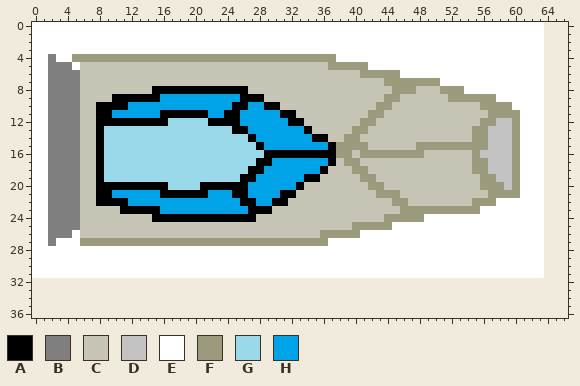
Sprite sheet -- Assets/Resources/Textures/SpaceShip.png. The first picture shows the starting point.
The file is 64x32 pixels. The old version is drawn lined up with the new one, on the new canvas.
Palette (. is transparent): A #000000  B #7f7f7f  C #c7c6b6  D #c3c3c3  E #ffffff  F #9b9a7d  G #99d9ea  H #00a2e8
Pixels before (only the part around the change), first column x 0:
 0 EEEEEEEEEEEEEEEEEEEEEEEEEEEEEEEEEEEEEEEEEEEEEEEEEEEEEEEEEEEEEEEE...
 1 EEEEEEEEEEEEEEEEEEEEEEEEEEEEEEEEEEEEEEEEEEEEEEEEEEEEEEEEEEEEEEEE...
 2 EEEEEEEEEEEEEEEEEEEEEEEEEEEEEEEEEEEEEEEEEEEEEEEEEEEEEEEEEEEEEEEE...
 3 EEEEEEEEEEEEEEEEEEEEEEEEEEEEEEEEEEEEEEEEEEEEEEEEEEEEEEEEEEEEEEEE...
 4 EEBEEFFFFFFFFFFFFFFFFFFFFFFFFFFFFFFFFFEEEEEEEEEEEEEEEEEEEEEEEEEE...
 5 EEBBBECCCCCCCCCCCCCCCCCCCCCCCCCCCCCCCFFFFFEEEEEEEEEEEEEEEEEEEEEE...
 6 EEBBBBCCCCCCCCCCCCCCCCCCCCCCCCCCCCCCCCCCCFFFFFEEEEEEEEEEEEEEEEEE...
 7 EEBBBBCCCCCCCCCCCCCCCCCCCCCCCCCCCCCCCCCCCCCCFFFFFFFEEEEEEEEEEEEE...
 8 EEBBBBCCCCCCCCCAAAAAAAAAAAACCCCCCCCCCCCCCCCCCFFFCCCFFFEEEEEEEEEE...
 9 EEBBBBCCCCAAAAAAHHHHHHHHHHAAACCCCCCCCCCCCCCCFFCCCCCCFFFFFFEEEEEE...
10 EEBBBBCCAAAAHHHHHHHHHHHHHAAHHAACCCCCCCCCCCCFFCCCCCCCCCCCFFFFEEEE...
11 EEBBBBCCAAHHHHHHAAAAAAHHAAHHHHHAACCCCCCCCCFFCCCCCCCCCCCCCFFFFEEE...
12 EEBBBBCCAAAAAAAAAGGGGGAAAAHHHHHHAACCCCCCCFFCCCCCCCCCCCCCFFDDFEEE...
13 EEBBBBCCAGGGGGGGGGGGGGGGGAAHHHHHHHACCCCCFFCCCCCCCCCCCCCFFDDDFEEE...
14 EEBBBBCCAGGGGGGGGGGGGGGGGGGAHHHHHHHAACCFFCCCCCCCCCCCCCCFFDDDFEEE...
15 EEBBBBCCAGGGGGGGGGGGGGGGGGGGAHHHHHHHHAFFFFCCCCCCFFFFFFFFFDDDFEEE...
16 EEBBBBCCAGGGGGGGGGGGGGGGGGGGGAAAAAAAAAFFCFFFFFFFFCCCCCCFDDDDFEEE...
17 EEBBBBCCAGGGGGGGGGGGGGGGGGGGAAHHHHHHHACFFCCCCCCCCCCCCCCFFDDDFEEE...
18 EEBBBBCCAGGGGGGGGGGGGGGGGGGAAHHHHHHHACCCFFCCCCCCCCCCCCCFFDDDFEEE...
19 EEBBBBCCAGGGGGGGGGGGGGGGGGAAHHHHHHAACCCCCFFCCCCCCCCCCCCCFFDDFEEE...
20 EEBBBBCCAAAAAAAAAGGGGAAAAAAHHHHHHACCCCCCCCFFCCCCCCCCCCCCFFFDFEEE...
21 EEBBBBCCAAHHHHHHAAAAAAHHHAAHHHHAACCCCCCCCCCFFFCCCCCCCCCCCFFFFEEE...
22 EEBBBBCCAAAAHHHHHHHHHHHHHHAAHHAACCCCCCCCCCCCCFFCCCCCCCCFFFEEEEEE...
23 EEBBBBCCCCCAAAAAHHHHHHHHHHHAAACCCCCCCCCCCCCCCCFFFFFFFFFFEEEEEEEE...
24 EEBBBBCCCCCCCCCAAAAAAAAAAAAACCCCCCCCCCCCCCCCFFFFFEEEEEEEEEEEEEEE...
25 EEBBBBCCCCCCCCCCCCCCCCCCCCCCCCCCCCCCCCCCFFFFFEEEEEEEEEEEEEEEEEEE...
26 EEBBBECCCCCCCCCCCCCCCCCCCCCCCCCCCCCCFFFFFEEEEEEEEEEEEEEEEEEEEEEE...
27 EEBEEEFFFFFFFFFFFFFFFFFFFFFFFFFFFFFFFEEEEEEEEEEEEEEEEEEEEEEEEEEE...
28 EEEEEEEEEEEEEEEEEEEEEEEEEEEEEEEEEEEEEEEEEEEEEEEEEEEEEEEEEEEEEEEE...
29 EEEEEEEEEEEEEEEEEEEEEEEEEEEEEEEEEEEEEEEEEEEEEEEEEEEEEEEEEEEEEEEE...
30 EEEEEEEEEEEEEEEEEEEEEEEEEEEEEEEEEEEEEEEEEEEEEEEEEEEEEEEEEEEEEEEE...
31 EEEEEEEEEEEEEEEEEEEEEEEEEEEEEEEEEEEEEEEEEEEEEEEEEEEEEEEEEEEEEEEE...
32 ...................................................................
33 ...................................................................
34 ...................................................................
35 ...................................................................
36 ...................................................................
The same view after the edit:
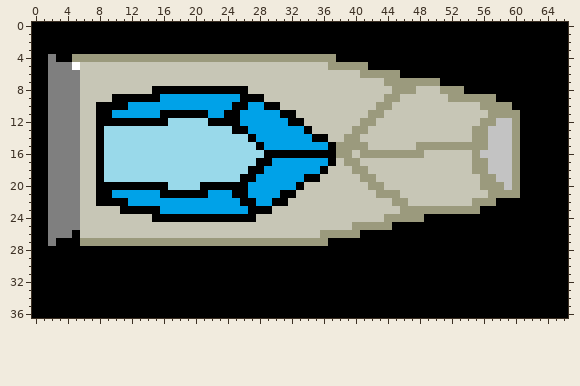
The author wrote: Removed the concept of ShipController. Made the demo scene prettier,
Change:
canvas 64x32 -> 67x37
y 0..3: x 0..66 EEEEEEEEEEEEEEEEEEEEEEEEEEEEEEEEEEEEEEEEEEEEEEEEEEEEEEEEEEEEEEEE... -> AAAAAAAAAAAAAAAAAAAAAAAAAAAAAAAAAAAAAAAAAAAAAAAAAAAAAAAAAAAAAAAAAAA
y 4: x 0..1 EE -> AA; x 3..4 EE -> AA; x 38..66 EEEEEEEEEEEEEEEEEEEEEEEEEE... -> AAAAAAAAAAAAAAAAAAAAAAAAAAAAA
y 5: x 0..1 EE -> AA; x 42..66 EEEEEEEEEEEEEEEEEEEEEE... -> AAAAAAAAAAAAAAAAAAAAAAAAA
y 6: x 0..1 EE -> AA; x 46..66 EEEEEEEEEEEEEEEEEE... -> AAAAAAAAAAAAAAAAAAAAA
y 7: x 0..1 EE -> AA; x 51..66 EEEEEEEEEEEEE... -> AAAAAAAAAAAAAAAA
y 8: x 0..1 EE -> AA; x 54..66 EEEEEEEEEE... -> AAAAAAAAAAAAA
y 9: x 0..1 EE -> AA; x 58..66 EEEEEE... -> AAAAAAAAA
y 10: x 0..1 EE -> AA; x 60..66 EEEE... -> AAAAAAA
y 11..21: x 0..1 EE -> AA; x 61..66 EEE... -> AAAAAA
y 22: x 0..1 EE -> AA; x 58..66 EEEEEE... -> AAAAAAAAA
y 23: x 0..1 EE -> AA; x 56..66 EEEEEEEE... -> AAAAAAAAAAA
y 24: x 0..1 EE -> AA; x 49..66 EEEEEEEEEEEEEEE... -> AAAAAAAAAAAAAAAAAA
y 25: x 0..1 EE -> AA; x 45..66 EEEEEEEEEEEEEEEEEEE... -> AAAAAAAAAAAAAAAAAAAAAA
y 26: x 0..1 EE -> AA; x 5 E -> A; x 41..66 EEEEEEEEEEEEEEEEEEEEEEE... -> AAAAAAAAAAAAAAAAAAAAAAAAAA
y 27: x 0..1 EE -> AA; x 3..5 EEE -> AAA; x 37..66 EEEEEEEEEEEEEEEEEEEEEEEEEEE... -> AAAAAAAAAAAAAAAAAAAAAAAAAAAAAA
y 28..31: x 0..66 EEEEEEEEEEEEEEEEEEEEEEEEEEEEEEEEEEEEEEEEEEEEEEEEEEEEEEEEEEEEEEEE... -> AAAAAAAAAAAAAAAAAAAAAAAAAAAAAAAAAAAAAAAAAAAAAAAAAAAAAAAAAAAAAAAAAAA
y 32..36: x 0..66 ................................................................... -> AAAAAAAAAAAAAAAAAAAAAAAAAAAAAAAAAAAAAAAAAAAAAAAAAAAAAAAAAAAAAAAAAAA
Where, in picture pixels (left, top, right, bottom), the same in both pictures:
changed: (32, 22, 568, 318)
